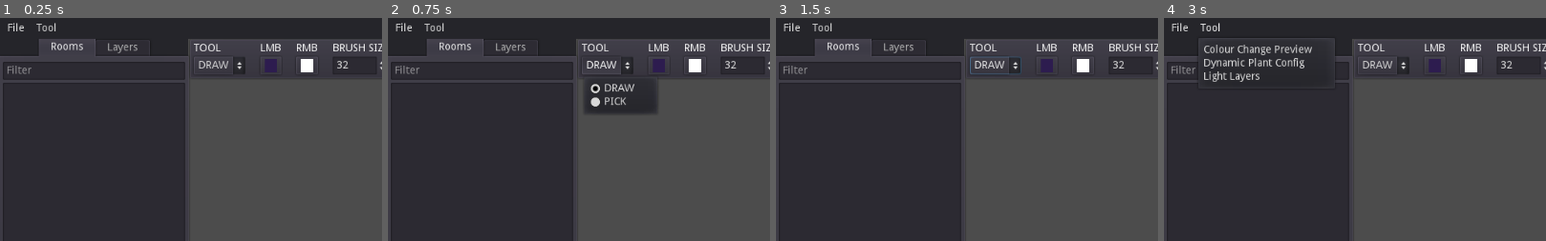
Above: before the commit, frames 1-4 (left to right).
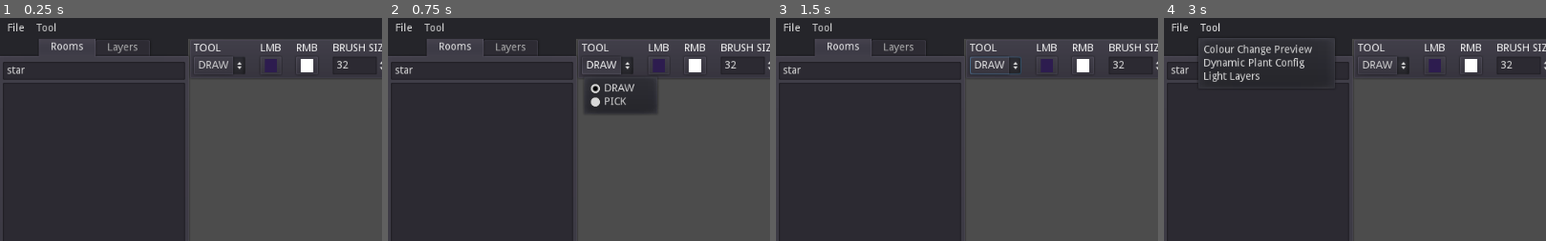
Above: after the commit, the same moments.

Repository: taedixon/vedge-godot-tool
Game: Godot game, scene res://ui/ui_main.tscn
Two runs of this game, one before a commit and one after it. Both use one fixed random seed, a clock stepped at 60 frames per second and the inputs below. The engine's default icon, where the game draws it, is replaced by a stand-in: a white triangle on a blue panel in a dark square.
Inputs:
- Up to frame 1 (0.25 s): no input
- Up to frame 2 (0.75 s): click "DRAW" at 0.5 s
- Up to frame 3 (1.5 s): click "LINEAR" at 1.25 s
- Up to frame 4 (3 s): click "File" at 2 s; click "Tool" at 2.75 s
The pictures show only the part of the screen within x 0-50%, y 0-50%; the shares and areas given below are measured in that part.

The runs differ from the first frame. In frame 1, 0.1% of the frame differs, in the area x 2-9%, y 21-26%; in frame 2, 0.1%; in frame 3, 0.1%; in frame 4, 0.1%.
Error in both runs: Invalid type in function 'open' in base '_File'. Cannot convert argument 1 from Nil to String. (res://util/GmsAssetCache.gd:98)

Commit message:
some control of shader parameters

Diff:
--- /dev/null
+++ b/img/icon/Edit.svg
@@ -0,0 +1 @@
+<svg height="16" viewBox="0 0 16 16" width="16" xmlns="http://www.w3.org/2000/svg"><path d="m7 1c-.554 0-1 .446-1 1v2h4v-2c0-.554-.446-1-1-1zm-1 4v7l2 3 2-3v-7zm1 1h1v5h-1z" fill="#e0e0e0"/></svg>
--- a/project.godot
+++ b/project.godot
@@ -110,4 +110,5 @@
 2d/snapping/use_gpu_pixel_snap=true
 vram_compression/import_etc=true
 vram_compression/import_etc2=false
+quality/filters/use_debanding=true
 environment/default_environment="res://default_env.tres"
--- a/scenes/gms_map.gd
+++ b/scenes/gms_map.gd
@@ -8,6 +8,7 @@
 var scn_light_layer = preload("res://scenes/light_layer.tscn")
 
 var light_layers = {}
+var layer_metadata = {}
 
 var active_layer = null
 
@@ -36,15 +37,16 @@
 	for child in layers_root.get_children():
 		layers_root.remove_child(child)
 	var nodes_to_add = []
-	find_light_layers(roomdata)
+	create_layer_metadata(roomdata)
 	for layer in roomdata.layers:
-		if layer.resourceType == "GMRTileLayer" && layer.tilesetId:
-			if layer.name in light_layers:
+		var meta = layer_metadata[layer.name]
+		match meta.kind:
+			"tile":
+				nodes_to_add.push_front(add_tile_layer(layer))
+			"light":
 				nodes_to_add.push_front(add_light_layer(layer))
-			else:
-				nodes_to_add.push_front(add_tile_layer(layer))
-		elif layer.resourceType == "GMRAssetLayer":
-			nodes_to_add.push_front(add_asset_layer(layer))
+			"asset":
+				nodes_to_add.push_front(add_asset_layer(layer))
 	for i in nodes_to_add:
 		layers_root.add_child(i)
 
@@ -89,16 +91,33 @@
 	return tmap
 
 func add_light_layer(layer):
-	var light_data = light_layers[layer.name]
+	var light_data = get_metadata(layer.name).detail
 	var node = scn_light_layer.instance()
 	node.layer_data = layer
-	node.light_data = light_data
+	node.detail = light_data
 	node.name = layer.name
 	node.visible = layer.visible
 	return node
 
+func create_layer_metadata(roomdata):
+	layer_metadata = {}
+	for layer in roomdata.layers:
+		var meta = {
+			"kind": "unknown",
+			"name": layer.name,
+			"detail": {}
+		}
+		match layer.resourceType:
+			"GMRInstanceLayer":
+				meta.kind = "instance"
+			"GMRAssetLayer":
+				meta.kind = "asset"
+			"GMRTileLayer":
+				meta.kind = "tile"
+		layer_metadata[layer.name] = meta
+	find_light_layers(roomdata)
+
 func find_light_layers(roomdata):
-	light_layers = {}
 	for layer in roomdata.layers:
 		if layer.resourceType == "GMRInstanceLayer" && layer.instances:
 			for inst in layer.instances:
@@ -108,8 +127,19 @@
 						inst_simple[prop.propertyId.name] = prop.value
 					if !("layer_name" in inst_simple):
 						inst_simple.layer_name = "shadow"
-					inst_simple._gmsobj = inst
-					light_layers[inst_simple.layer_name] = inst_simple
+					var meta = layer_metadata[inst_simple.layer_name]
+					meta.detail = inst_simple
+					meta.kind = "light"
+
+func get_metadata(layer):
+	return layer_metadata.get(layer)
+
+func update_metadata(layer, detail):
+	var current = get_metadata(layer)
+	var node = layers_root.get_node(layer)
+	if current && node:
+		current.detail = detail
+		node.detail = detail
 
 func _draw():
 	draw_rect(bounds, Color.cyan, false)
@@ -119,10 +149,9 @@
 
 func set_active_layer(layer):
 	active_layer = null
-	for node in layers_root.get_children():
-		if node.name == layer && node.name in light_layers:
-			active_layer = node
-			break;
+	var meta = get_metadata(layer)
+	if meta && meta.kind == "light":
+		active_layer = layers_root.get_node(layer)
 
 func add_stroke_point(mb, params):
 	if layer_editable():
--- a/scenes/light_editor.gd
+++ b/scenes/light_editor.gd
@@ -7,6 +7,7 @@
 onready var roomlist = $Panel/TabContainer/Rooms/room_list
 onready var layerlist = $Panel/TabContainer/Layers/layer_items
 onready var roomfilter = $Panel/TabContainer/Rooms/room_filter
+onready var dialog_lightlayer = $dialog_light_layer_detail
 
 var scn_layer_item = preload("res://ui/layer_list_item.tscn")
 var style_panel_select = preload("res://style/style_panel_selected.tres")
@@ -49,11 +50,13 @@
 		var layer_type = layer.resourceType
 		if layer_type == "GMRTileLayer" || layer_type == "GMRAssetLayer":
 			var listitem = scn_layer_item.instance()
+			var meta = map.get_metadata(layer.name)
 			listitem.layer_name = layer.name
 			listitem.layer_visible = layer.visible
 			listitem.connect("visible_toggled", map, "layer_toggle_visible")
 			listitem.connect("layer_selected", self, "on_layer_select")
-			listitem.selectable = layer.name in map.light_layers
+			listitem.connect("layer_edit_detail", self, "on_layer_edit_detail")
+			listitem.selectable = meta && meta.kind == "light"
 			layerlist.add_child(listitem)
 
 func on_layer_select(layer):
@@ -63,3 +66,13 @@
 		else:
 			child.add_stylebox_override("panel", null)
 	map.set_active_layer(layer)
+
+func on_layer_edit_detail(layer):
+	var meta = map.get_metadata(layer)
+	if meta && meta.kind == "light":
+		dialog_lightlayer.layer_name = meta.name
+		dialog_lightlayer.data = meta.detail
+		dialog_lightlayer.popup_centered()
+
+func on_layer_detail_changed(layer, detail):
+	map.update_metadata(layer, detail)
--- a/scenes/light_editor.tscn
+++ b/scenes/light_editor.tscn
@@ -1,9 +1,10 @@
-[gd_scene load_steps=5 format=2]
+[gd_scene load_steps=6 format=2]
 
 [ext_resource path="res://scenes/gms_map.tscn" type="PackedScene" id=1]
 [ext_resource path="res://scenes/light_editor.gd" type="Script" id=2]
 [ext_resource path="res://ui/light_toolbar.tscn" type="PackedScene" id=3]
 [ext_resource path="res://scenes/map_container.gd" type="Script" id=4]
+[ext_resource path="res://ui/dialog_light_layer_detail.tscn" type="PackedScene" id=5]
 
 [node name="light_editor" type="Control"]
 anchor_right = 1.0
@@ -24,6 +25,7 @@
 focus_mode = 2
 script = ExtResource( 4 )
 __meta__ = {
+"_edit_lock_": true,
 "_edit_use_anchors_": false
 }
 
@@ -34,6 +36,7 @@
 anchor_bottom = 1.0
 margin_right = 252.0
 __meta__ = {
+"_edit_lock_": true,
 "_edit_use_anchors_": false
 }
 
@@ -52,17 +55,27 @@
 margin_top = 32.0
 margin_right = -4.0
 margin_bottom = -4.0
+__meta__ = {
+"_edit_lock_": true
+}
 
 [node name="room_filter" type="LineEdit" parent="Panel/TabContainer/Rooms"]
 margin_right = 244.0
 margin_bottom = 24.0
+text = "star"
 placeholder_text = "Filter"
+__meta__ = {
+"_edit_lock_": true
+}
 
 [node name="room_list" type="ItemList" parent="Panel/TabContainer/Rooms"]
 margin_top = 28.0
 margin_right = 244.0
 margin_bottom = 564.0
 size_flags_vertical = 3
+__meta__ = {
+"_edit_lock_": true
+}
 
 [node name="Layers" type="ScrollContainer" parent="Panel/TabContainer"]
 visible = false
@@ -73,13 +86,29 @@
 margin_right = -4.0
 margin_bottom = -4.0
 size_flags_horizontal = 3
+__meta__ = {
+"_edit_lock_": true
+}
 
 [node name="layer_items" type="VBoxContainer" parent="Panel/TabContainer/Layers"]
 margin_right = 244.0
 size_flags_horizontal = 3
+__meta__ = {
+"_edit_lock_": true
+}
 
 [node name="light_toolbar" parent="." instance=ExtResource( 3 )]
 margin_left = 253.0
+
+[node name="dialog_light_layer_detail" parent="." instance=ExtResource( 5 )]
+anchor_left = 0.5
+anchor_top = 0.5
+anchor_right = 0.5
+anchor_bottom = 0.5
+margin_left = -27.0
+margin_top = -41.6666
+margin_right = 217.0
+margin_bottom = 110.333
 
 [connection signal="colour_picked" from="map_container" to="light_toolbar" method="on_colour_pick"]
 [connection signal="focus_entered" from="map_container" to="map_container" method="on_focus_gain"]
@@ -88,3 +117,4 @@
 [connection signal="mouse_exited" from="map_container" to="map_container" method="on_mouse_exit"]
 [connection signal="text_changed" from="Panel/TabContainer/Rooms/room_filter" to="." method="on_filter_change"]
 [connection signal="draw_param_changed" from="light_toolbar" to="map_container" method="on_draw_param_change"]
+[connection signal="detail_changed" from="dialog_light_layer_detail" to="." method="on_layer_detail_changed"]
--- a/scenes/light_layer.gd
+++ b/scenes/light_layer.gd
@@ -1,7 +1,7 @@
 extends Node2D
 
 var layer_data = null
-var light_data = null
+var detail = null setget set_detail
 var tile_w = 0
 var tile_h = 0
 
@@ -30,11 +30,12 @@
 var sector_index_array = PoolIntArray()
 
 var current_stroke = null
+var initialized = false
 
 # Called when the node enters the scene tree for the first time.
 func _ready():
 	build_sector_indexes()
-	if layer_data && light_data:
+	if layer_data && detail:
 		mesh_material = get_mesh_material()
 		colour_data = {}
 		build_colors()
@@ -43,6 +44,16 @@
 			meshgroup.add_child(sector.meshinst)
 			pointgroup.add_child(sector.pointinst)
 			create_bridge_mesh()
+		initialized = true
+
+func set_detail(new_detail):
+	detail = new_detail
+	if initialized:
+		mesh_material = get_mesh_material()
+		for child in meshgroup.get_children():
+			child.material = mesh_material
+		bridge_mesh.material = mesh_material
+
 
 func sector_index(x, y):
 	return x + y * sector_w
@@ -139,18 +150,18 @@
 
 func get_mesh_material():
 	var mesh_mat = ShaderMaterial.new()
-	if light_data.get("is_glow") == "True":
+	if detail.get("is_glow") == "True":
 		mesh_mat.shader = light_mat
 	else:
 		mesh_mat.shader = dark_mat
 	var u_shimmer = Vector2(1, 1)
 	var u_intensity = 1
-	if "intensity" in light_data:
-		u_intensity = float(light_data["intensity"])
-	if "shimmerX" in light_data:
-		u_shimmer.x = float(light_data["shimmerX"])
-	if "shimmerY" in light_data:
-		u_shimmer.y = float(light_data["shimmerY"])
+	if "intensity" in detail:
+		u_intensity = float(detail["intensity"])
+	if "shimmerX" in detail:
+		u_shimmer.x = float(detail["shimmerX"])
+	if "shimmerY" in detail:
+		u_shimmer.y = float(detail["shimmerY"])
 	mesh_mat.set_shader_param("shimmer", u_shimmer)
 	mesh_mat.set_shader_param("intensity", u_intensity)
 	return mesh_mat
--- /dev/null
+++ b/ui/dialog_light_layer_detail.gd
@@ -0,0 +1,35 @@
+extends WindowDialog
+
+signal detail_changed(layer, data)
+
+onready var i_shimmerx = $VBoxContainer/input_shimmerx
+onready var i_shimmery = $VBoxContainer/input_shimmery
+onready var i_intensity = $VBoxContainer/input_intensity
+var layer_name setget set_layername
+var data = {
+	"shimmerX": 0,
+	"shimmerY": 0,
+	"intensity": 1,
+} setget set_data
+
+func set_layername(name):
+	layer_name = name
+	window_title = "Layer Detail - %s" % name
+
+func set_data(in_data):
+	data = in_data
+	i_shimmerx.value = float(data["shimmerX"])
+	i_shimmery.value = float(data["shimmerY"])
+	i_intensity.value = float(data["intensity"])
+
+func on_shimmerx_change(val):
+	data["shimmerX"] = val
+	emit_signal("detail_changed", layer_name, data)
+
+func on_shimmery_change(val):
+	data["shimmerY"] = val
+	emit_signal("detail_changed", layer_name, data)
+
+func on_intensity_change(val):
+	data["intensity"] = val
+	emit_signal("detail_changed", layer_name, data)
--- /dev/null
+++ b/ui/dialog_light_layer_detail.tscn
@@ -0,0 +1,76 @@
+[gd_scene load_steps=2 format=2]
+
+[ext_resource path="res://ui/dialog_light_layer_detail.gd" type="Script" id=1]
+
+[node name="dialog_light_layer_detail" type="WindowDialog"]
+margin_right = 244.0
+margin_bottom = 152.0
+window_title = "Light Layer Parameters"
+script = ExtResource( 1 )
+__meta__ = {
+"_edit_use_anchors_": false
+}
+
+[node name="VBoxContainer" type="GridContainer" parent="."]
+anchor_left = 0.5
+anchor_top = 0.5
+anchor_right = 0.5
+anchor_bottom = 0.5
+margin_left = -82.0
+margin_top = -52.0
+margin_right = 82.0
+margin_bottom = 52.0
+custom_constants/vseparation = 20
+custom_constants/hseparation = 20
+columns = 2
+__meta__ = {
+"_edit_use_anchors_": false
+}
+
+[node name="lbl_shimmerx" type="Label" parent="VBoxContainer"]
+margin_top = 5.0
+margin_right = 70.0
+margin_bottom = 19.0
+text = "Shimmer X"
+
+[node name="input_shimmerx" type="SpinBox" parent="VBoxContainer"]
+margin_left = 90.0
+margin_right = 164.0
+margin_bottom = 24.0
+max_value = 10.0
+step = 0.1
+
+[node name="lbl_shimmery" type="Label" parent="VBoxContainer"]
+margin_top = 49.0
+margin_right = 70.0
+margin_bottom = 63.0
+text = "shimmer Y"
+
+[node name="input_shimmery" type="SpinBox" parent="VBoxContainer"]
+margin_left = 90.0
+margin_top = 44.0
+margin_right = 164.0
+margin_bottom = 68.0
+max_value = 10.0
+step = 0.1
+
+[node name="lbl_intensity" type="Label" parent="VBoxContainer"]
+margin_top = 89.0
+margin_right = 70.0
+margin_bottom = 103.0
+text = "Intensity"
+
+[node name="input_intensity" type="HSlider" parent="VBoxContainer"]
+margin_left = 90.0
+margin_top = 88.0
+margin_right = 164.0
+margin_bottom = 104.0
+max_value = 1.0
+step = 0.01
+value = 1.0
+tick_count = 5
+ticks_on_borders = true
+
+[connection signal="value_changed" from="VBoxContainer/input_shimmerx" to="." method="on_shimmerx_change"]
+[connection signal="value_changed" from="VBoxContainer/input_shimmery" to="." method="on_shimmery_change"]
+[connection signal="value_changed" from="VBoxContainer/input_intensity" to="." method="on_intensity_change"]
--- a/ui/layer_list_item.gd
+++ b/ui/layer_list_item.gd
@@ -2,6 +2,7 @@
 
 signal visible_toggled(layer, visible)
 signal layer_selected(layer)
+signal layer_edit_detail(layer)
 
 export (bool) var layer_visible = true setget set_layer_visible
 export (String) var layer_name = "Layer Name"
@@ -11,7 +12,8 @@
 var ic_visible = preload("res://img/icon/GuiVisibilityVisible.svg")
 
 onready var label = $HBoxContainer/Label
-onready var button = $HBoxContainer/Button
+onready var button = $HBoxContainer/btn_vis
+onready var btn_edit = $HBoxContainer/btn_edit
 
 func _ready():
 	label.text = layer_name
@@ -19,6 +21,7 @@
 	button.pressed = !layer_visible
 	if selectable:
 		mouse_default_cursor_shape = Control.CURSOR_POINTING_HAND
+		btn_edit.visible = true
 
 func set_layer_visible(vis):
 	layer_visible = vis
@@ -32,6 +35,9 @@
 	layer_visible = vis
 	emit_signal("visible_toggled", layer_name, vis)
 
+func on_edit_button_press():
+	emit_signal("layer_edit_detail", layer_name)
+
 func set_button_icon(vis):
 	if vis:
 		button.icon = ic_visible
@@ -40,5 +46,5 @@
 
 func on_input_event(event: InputEvent):
 	if event is InputEventMouseButton:
-		if event.pressed && event.button_index == BUTTON_LEFT:
+		if event.pressed && event.button_index == BUTTON_LEFT && selectable:
 			emit_signal("layer_selected", layer_name)
--- a/ui/layer_list_item.tscn
+++ b/ui/layer_list_item.tscn
@@ -1,7 +1,8 @@
-[gd_scene load_steps=3 format=2]
+[gd_scene load_steps=4 format=2]
 
 [ext_resource path="res://img/icon/GuiVisibilityVisible.svg" type="Texture" id=1]
 [ext_resource path="res://ui/layer_list_item.gd" type="Script" id=2]
+[ext_resource path="res://img/icon/Edit.svg" type="Texture" id=3]
 
 [node name="layer_list_item" type="PanelContainer"]
 anchor_right = 1.0
@@ -29,7 +30,14 @@
 size_flags_horizontal = 6
 text = "Layer Name"
 
-[node name="Button" type="Button" parent="HBoxContainer"]
+[node name="btn_edit" type="Button" parent="HBoxContainer"]
+visible = false
+margin_left = 946.0
+margin_right = 974.0
+margin_bottom = 22.0
+icon = ExtResource( 3 )
+
+[node name="btn_vis" type="Button" parent="HBoxContainer"]
 margin_left = 982.0
 margin_right = 1010.0
 margin_bottom = 22.0
@@ -37,4 +45,5 @@
 icon = ExtResource( 1 )
 
 [connection signal="gui_input" from="." to="." method="on_input_event"]
-[connection signal="toggled" from="HBoxContainer/Button" to="." method="on_button_press"]
+[connection signal="pressed" from="HBoxContainer/btn_edit" to="." method="on_edit_button_press"]
+[connection signal="toggled" from="HBoxContainer/btn_vis" to="." method="on_button_press"]
Not shown, added: img/icon/Edit.svg.import
